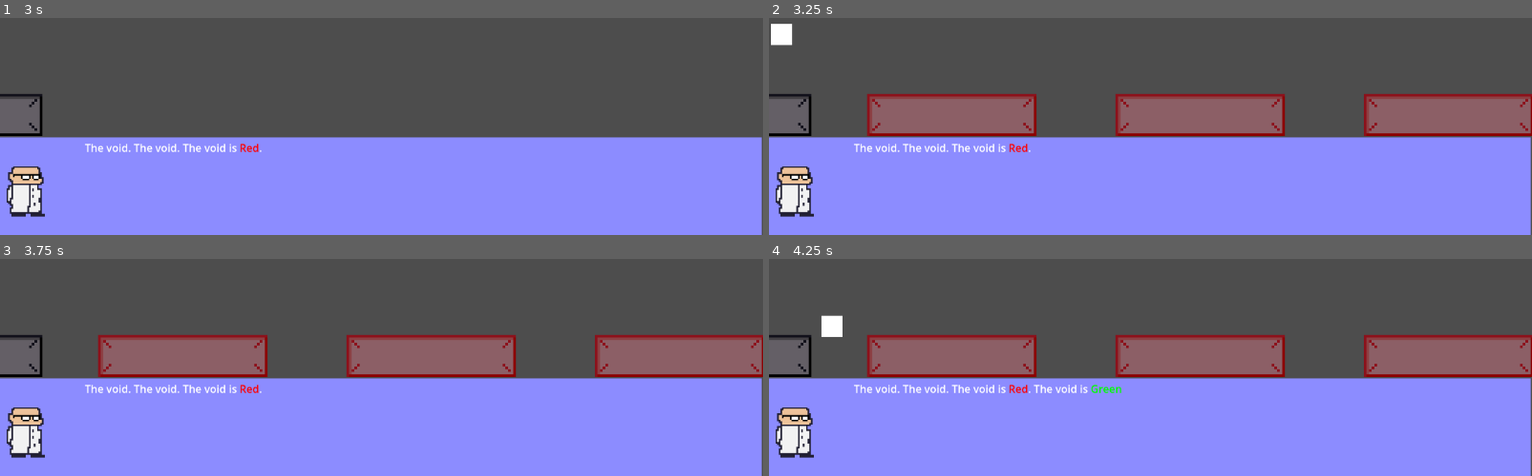
Above: before the commit, frames 1-4 (two rows, left to right).
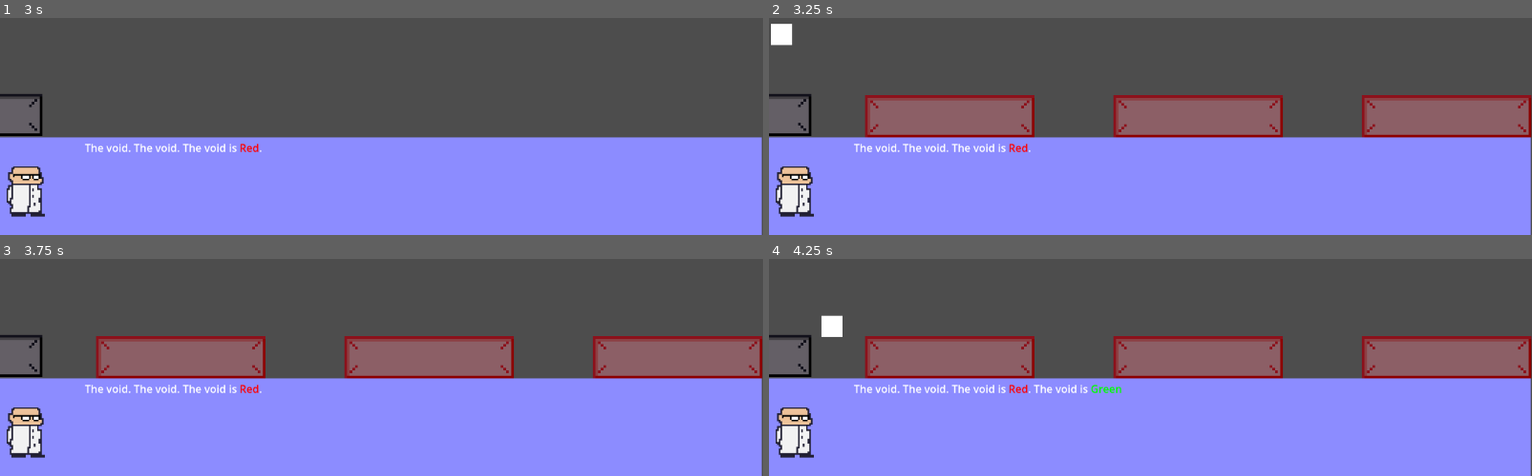
Above: after the commit, the same moments.

Repository: Gamnraa/gmtk2025
Game: Godot game, scene res://MainScene.tscn
Same seed, same stepped clock (60 frames per second), same inputs: the game is played once before the commit and once after it.
Inputs:
- Up to frame 1 (3 s): tap Enter (ui_accept) at 0.5 s; hold D (right) 0.53-2.03 s; tap Space (jump) at 0.77, 1.52 s; hold A (left) 2.03-2.78 s; hold D (right) from 2.78 s (still down)
- Up to frame 2 (3.25 s): keep holding D (right); tap Space (jump) at 3.02 s
- Up to frame 3 (3.75 s): keep holding D (right)
- Up to frame 4 (4.25 s): keep holding D (right); tap Space (jump) at 3.77 s

Frame 1 is identical in both runs. In frame 2, 3.2% of the frame differs, in the area x 12-100%, y 35-56%; in frame 3, 3.2%; in frame 4, 3.2%.

Commit message:
Win state

Diff:
--- a/MainScene.tscn
+++ b/MainScene.tscn
@@ -10,7 +10,7 @@
 size = Vector2(1907, 100)
 
 [sub_resource type="RectangleShape2D" id="RectangleShape2D_rf2cd"]
-size = Vector2(109, 178)
+size = Vector2(129, 178)
 
 [node name="MainScene" type="Node2D"]
 position = Vector2(88, 340)
@@ -23,10 +23,9 @@
 [node name="PlatformSmall" parent="PlatR2" instance=ExtResource("4_uxrcv")]
 
 [node name="Level" type="Node2D" parent="."]
-position = Vector2(150, 0)
+position = Vector2(185, 128)
 
 [node name="1-1" parent="Level" instance=ExtResource("4_a814b")]
-position = Vector2(38, 126)
 
 [node name="Player" parent="." instance=ExtResource("5_rf2cd")]
 position = Vector2(-49, 48)
@@ -50,7 +49,8 @@
 position = Vector2(1000, 100)
 
 [node name="CollisionShape2D" type="CollisionShape2D" parent="Win"]
-position = Vector2(44.5, -91)
+position = Vector2(34.5, -91)
 shape = SubResource("RectangleShape2D_rf2cd")
 
 [connection signal="body_entered" from="Lose" to="." method="_on_lose_body_entered"]
+[connection signal="body_entered" from="Win" to="." method="_on_win_body_entered"]
--- a/Scripts/main_scene.gd
+++ b/Scripts/main_scene.gd
@@ -2,6 +2,10 @@
 
 
 func _on_lose_body_entered(body: Node2D) -> void:
-	print(body, Global.ThePlayer)
 	if body.name == "Player":
 		Global.reset_player(false)
+
+
+func _on_win_body_entered(body: Node2D) -> void:
+	if body.name == "Player":
+		Global.reset_player(true)
